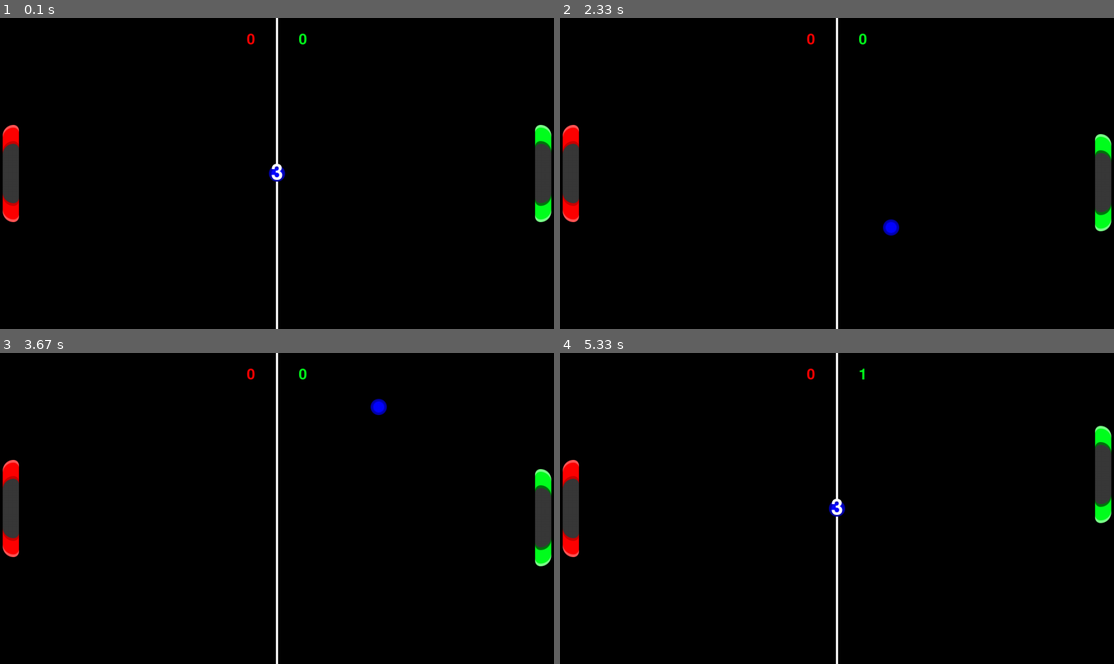
Above: before the commit, frames 1-4 (two rows, left to right).
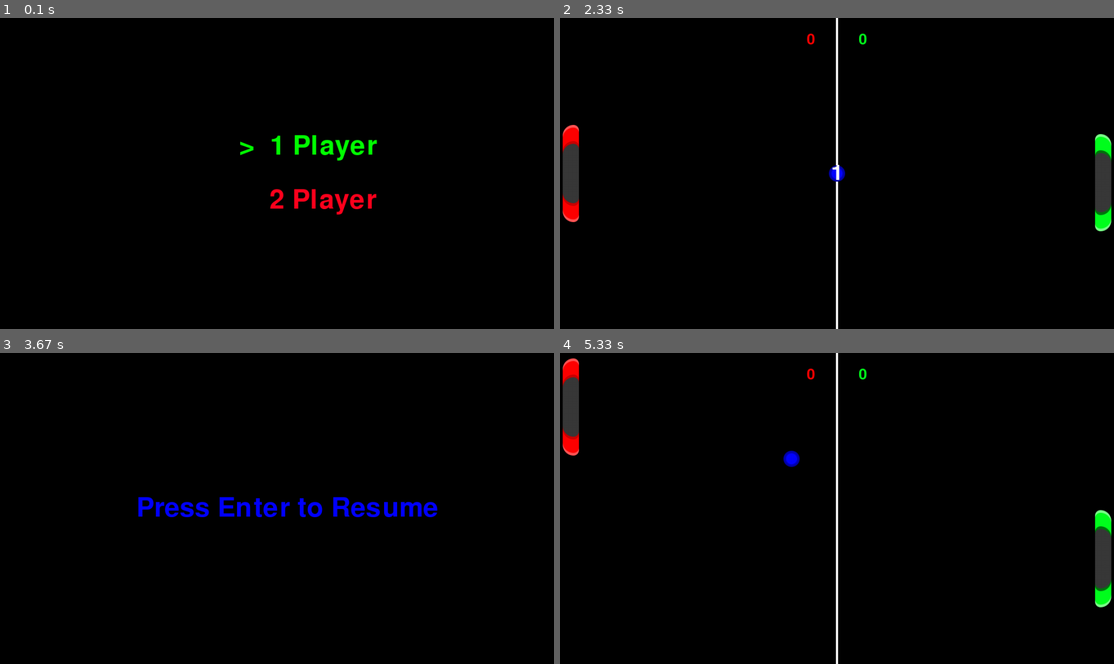
Above: after the commit, the same moments.

Repository: jonjonnz/Pong-pygame
Game: pygame game, started from game_in_sprites.py
Two runs of this game, one before a commit and one after it. Both use one fixed random seed, a clock stepped at 60 frames per second and the inputs below.
Inputs:
- Up to frame 1 (0.1 s): no input
- Up to frame 2 (2.33 s): tap Enter at 0.33 s; hold Up 0.67-1.13 s; hold Down 1.17-1.47 s; hold Up 1.5-1.87 s; hold Down 1.9-2.27 s; hold Up from 2.3 s (still down)
- Up to frame 3 (3.67 s): release Up at 2.6 s; hold Esc 2.63-2.93 s; hold Down 2.63-2.93 s; tap Enter at 2.97 s; hold Esc from 3.63 s (still down); hold Up from 3.63 s (still down)
- Up to frame 4 (5.33 s): release Esc at 4 s; release Up at 4 s; tap Enter at 4.03, 4.92 s; hold Up 4.37-4.73 s; hold Down 4.77-5.13 s; hold Up from 5.17 s (still down)

The runs differ from the first frame. In frame 1, 3.6% of the frame differs, in the area x 0-100%, y 0-100%; in frame 2, 0.2%; in frame 3, 4.1%; in frame 4, 3.8%.

Commit message:
Added Menu and Pause screen Added One player and Two player support

Diff:
--- a/game_in_sprites.py
+++ b/game_in_sprites.py
@@ -18,6 +18,7 @@
 accent_color = (255, 255, 255)
 game_font = pygame.font.Font('freesansbold.ttf', 28)
 countdown_font = pygame.font.Font('freesansbold.ttf', 40)
+menu_font = pygame.font.Font('freesansbold.ttf', 50)
 
 pong_sound = pygame.mixer.Sound('pong.ogg')
 score_sound = pygame.mixer.Sound('score.ogg')
@@ -165,53 +166,116 @@
         screen.blit(player_score, player_score_rect)
         screen.blit(opponent_score, opponent_score_rect)
 
+    @staticmethod
+    def check_events(current_event, one_player_selected, two_player_selected):
+        if current_event.type == pygame.KEYDOWN:
+            if current_event.key == pygame.K_DOWN:
+                player.movement += player.speed
+            if current_event.key == pygame.K_UP:
+                player.movement -= player.speed
+        if current_event.type == pygame.KEYUP:
+            if current_event.key == pygame.K_DOWN:
+                player.movement -= player.speed
+            if current_event.key == pygame.K_UP:
+                player.movement += player.speed
+        if two_player_selected:
+            if current_event.type == pygame.KEYDOWN:
+                if current_event.key == pygame.K_s:
+                    player2.movement += player.speed
+                if current_event.key == pygame.K_w:
+                    player2.movement -= player.speed
+            if current_event.type == pygame.KEYUP:
+                if current_event.key == pygame.K_s:
+                    player2.movement -= player.speed
+                if current_event.key == pygame.K_w:
+                    player2.movement += player.speed
+
+    def display_menu(self, main_menu, esc_pressed, one_player_selected, two_player_selected):
+        if one_player_selected:
+            one_player = menu_font.render('>  1 Player', True, (0, 255, 0))
+        else:
+            one_player = menu_font.render('    1 Player', True, (255, 0, 30))
+        if two_player_selected:
+            two_player = menu_font.render('>  2 Player', True, (0, 255, 30))
+        else:
+            two_player = menu_font.render('    2 Player', True, (255, 0, 30))
+
+        resume_text = menu_font.render('Press Enter to Resume', True, (0, 0, 255))
+        one_player_rect = one_player.get_rect(midleft=(screen_width / 2 - 70, screen_height / 2 - 50))
+        two_player_rect = two_player.get_rect(midleft=(screen_width / 2 - 70, screen_height / 2 + 50))
+        resume_text_rect = resume_text.get_rect(midleft=(screen_width / 2 - 260, screen_height / 2))
+        screen.fill(background_color)
+        if esc_pressed:
+            screen.blit(resume_text, resume_text_rect)
+        else:
+            screen.blit(one_player, one_player_rect)
+            screen.blit(two_player, two_player_rect)
+        pygame.display.flip()
+        if not main_menu:
+            return main_menu
+
+        return main_menu
+
 
 # Game Objects
-player = Player('player.png', screen_width - 20, screen_height / 2, 5)
+
 paddle_group = pygame.sprite.Group()
-paddle_group.add(player)
-player2 = Player('opponent.png', 20, screen_height / 2, 5)
-
-opponent = Opponent('opponent.png', 20, screen_height / 2, 5)
-paddle_group.add(player2)
-
+ball_sprite = pygame.sprite.GroupSingle()
+game_manager = GameManager(ball_sprite, paddle_group)
 ball = Ball('Ball.png', screen_width / 2, screen_height / 2, 4, 4, paddle_group)
-ball_sprite = pygame.sprite.GroupSingle()
 ball_sprite.add(ball)
-
-game_manager = GameManager(ball_sprite, paddle_group)
-
+main_menu = True
+esc_pressed = False
+one_player_selected, two_player_selected = True, False
+new_game = True
 while True:
     for event in pygame.event.get():
         if event.type == pygame.QUIT:
             pygame.quit()
             exit()
         if event.type == pygame.KEYDOWN:
-            if event.key == pygame.K_DOWN:
-                player.movement += player.speed
-            if event.key == pygame.K_UP:
-                player.movement -= player.speed
-        if event.type == pygame.KEYUP:
-            if event.key == pygame.K_DOWN:
-                player.movement -= player.speed
-            if event.key == pygame.K_UP:
-                player.movement += player.speed
-
-        if event.type == pygame.KEYDOWN:
-            if event.key == pygame.K_s:
-                player2.movement += player.speed
-            if event.key == pygame.K_w:
-                player2.movement -= player.speed
-        if event.type == pygame.KEYUP:
-            if event.key == pygame.K_s:
-                player2.movement -= player.speed
-            if event.key == pygame.K_w:
-                player2.movement += player.speed
+            if event.key == pygame.K_ESCAPE:
+                esc_pressed = True
+                main_menu = True
+        game_manager.check_events(event, one_player_selected, two_player_selected)
     screen.fill(background_color)
     pygame.draw.rect(screen, accent_color, middle_strip)
 
-    game_manager.run_game()
-
+    while main_menu:
+        for event in pygame.event.get():
+            if event.type == pygame.QUIT:
+                pygame.quit()
+                exit()
+            if event.type == pygame.KEYDOWN:
+                if event.key == pygame.K_RETURN:
+                    main_menu = False
+                    esc_pressed = False
+                if not esc_pressed:
+                    if event.key == pygame.K_UP:
+                        one_player_selected, two_player_selected = True, False
+                    if event.key == pygame.K_DOWN:
+                        one_player_selected, two_player_selected = False, True
+        game_manager.display_menu(main_menu, esc_pressed, one_player_selected, two_player_selected)
+        if not main_menu:
+            break
+
+    if new_game:
+        ball.score_time = pygame.time.get_ticks()
+        player = Player('player.png', screen_width - 20, screen_height / 2, 5)
+        paddle_group.add(player)
+        game_manager = GameManager(ball_sprite, paddle_group)
+
+    if one_player_selected:
+        if new_game:
+            opponent = Opponent('opponent.png', 20, screen_height / 2, 5)
+            paddle_group.add(opponent)
+        game_manager.run_game()
+    elif two_player_selected:
+        if new_game:
+            player2 = Player('opponent.png', 20, screen_height / 2, 5)
+            paddle_group.add(player2)
+        game_manager.run_game()
+    new_game = False
     # Rendering
     pygame.display.flip()
     clock.tick(120)
